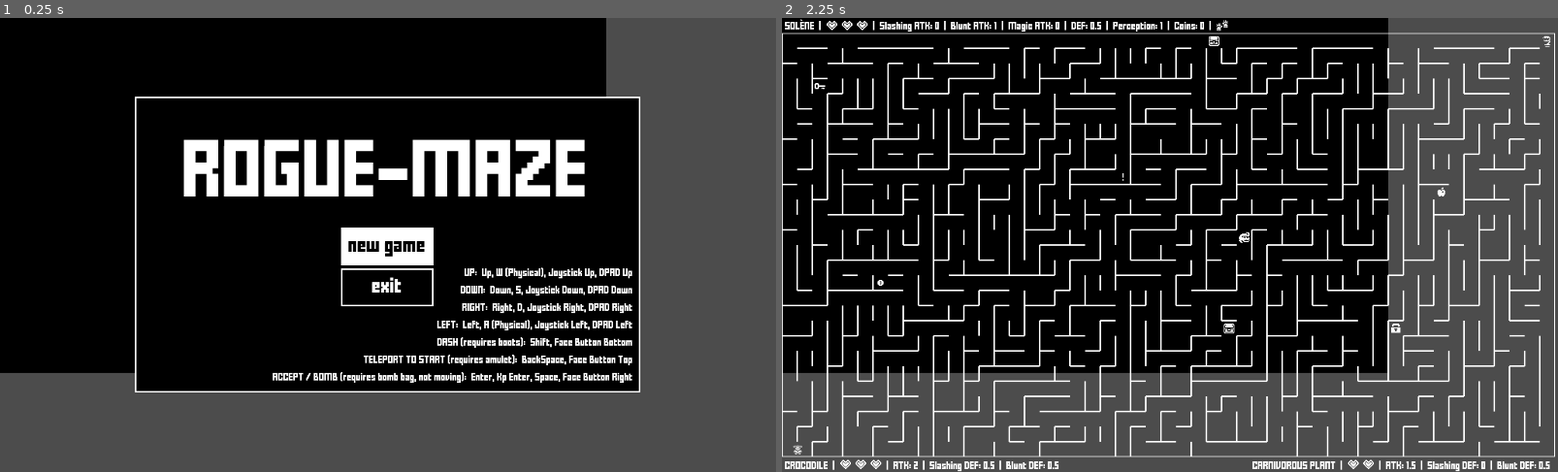
Above: before the commit, frames 1-2 (left to right).
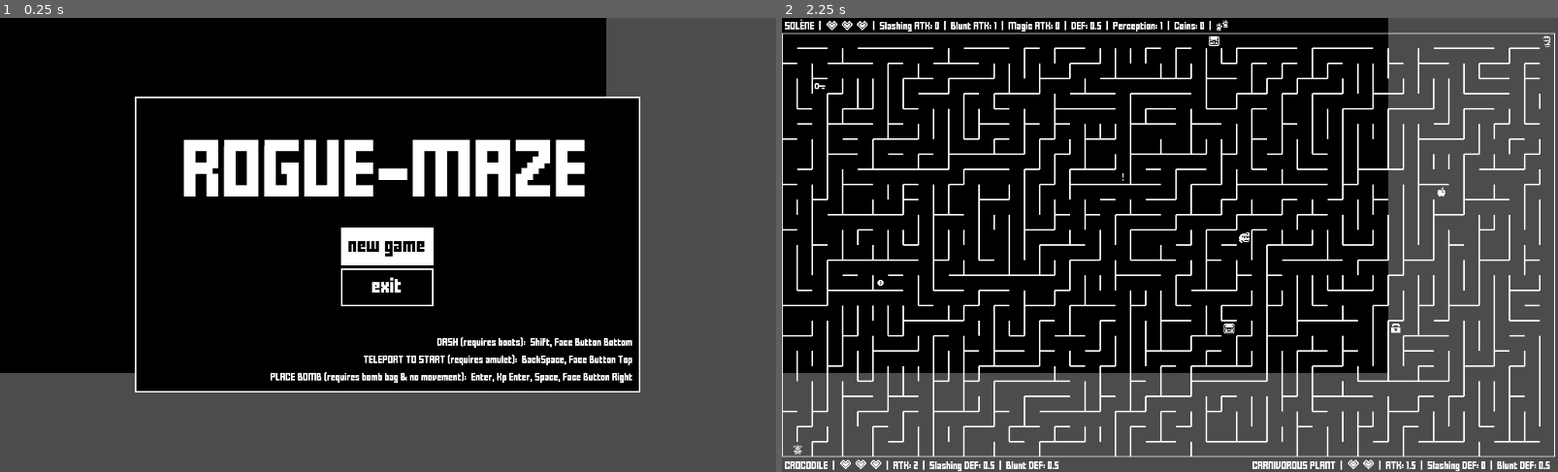
Above: after the commit, the same moments.

Repository: jGonzalezFernandez/rogue-maze
Game: Godot game, scene res://main/main.tscn
Two runs of this game, one before a commit and one after it. Both use one fixed random seed, a clock stepped at 60 frames per second and the inputs below.
Inputs (mouse positions are in pixels of both pictures, inside the frame that each line leads up to):
- Up to frame 1 (0.25 s): no input
- Up to frame 2 (2.25 s): click "new game" at 0.5 s; click "new game" at 1.25 s; tap Enter (bomb) at 2 s; move the mouse to (1340, 222) at 2.02 s; hold Right (ui_right) from 2.03 s (still down); hold Enter (bomb) from 2.03 s (still down); click (1340, 222) at 2.17 s

The runs differ from the first frame. In frame 1, 1.3% of the frame differs, in the area x 34-82%, y 54-81%; in frame 2, nothing differs.

Commit message:
UT tweaks

Diff:
--- a/gui_elements/popup/menu_popup.gd
+++ b/gui_elements/popup/menu_popup.gd
@@ -32,13 +32,13 @@
 	continue_button.hide()
 
 	keybinds_container = VBoxContainer.new()
-	add_keybind("UP", "ui_up")
-	add_keybind("DOWN", "ui_down")
-	add_keybind("RIGHT", "ui_right")
-	add_keybind("LEFT", "ui_left")
+	# add_keybind("UP", "ui_up") too obvious!
+	# add_keybind("DOWN", "ui_down")
+	# add_keybind("RIGHT", "ui_right")
+	# add_keybind("LEFT", "ui_left")
 	add_keybind("DASH (requires boots)", "dash")
 	add_keybind("TELEPORT TO START (requires amulet)", "teleport")
-	add_keybind("ACCEPT / BOMB (requires bomb bag, not moving)", "ui_accept")
+	add_keybind("PLACE BOMB (requires bomb bag & no movement)", "ui_accept")
 	add_child(keybinds_container)
 	keybinds_container.set_anchors_and_margins_preset(Control.PRESET_BOTTOM_RIGHT, 0, MIN_MARGIN)
 
